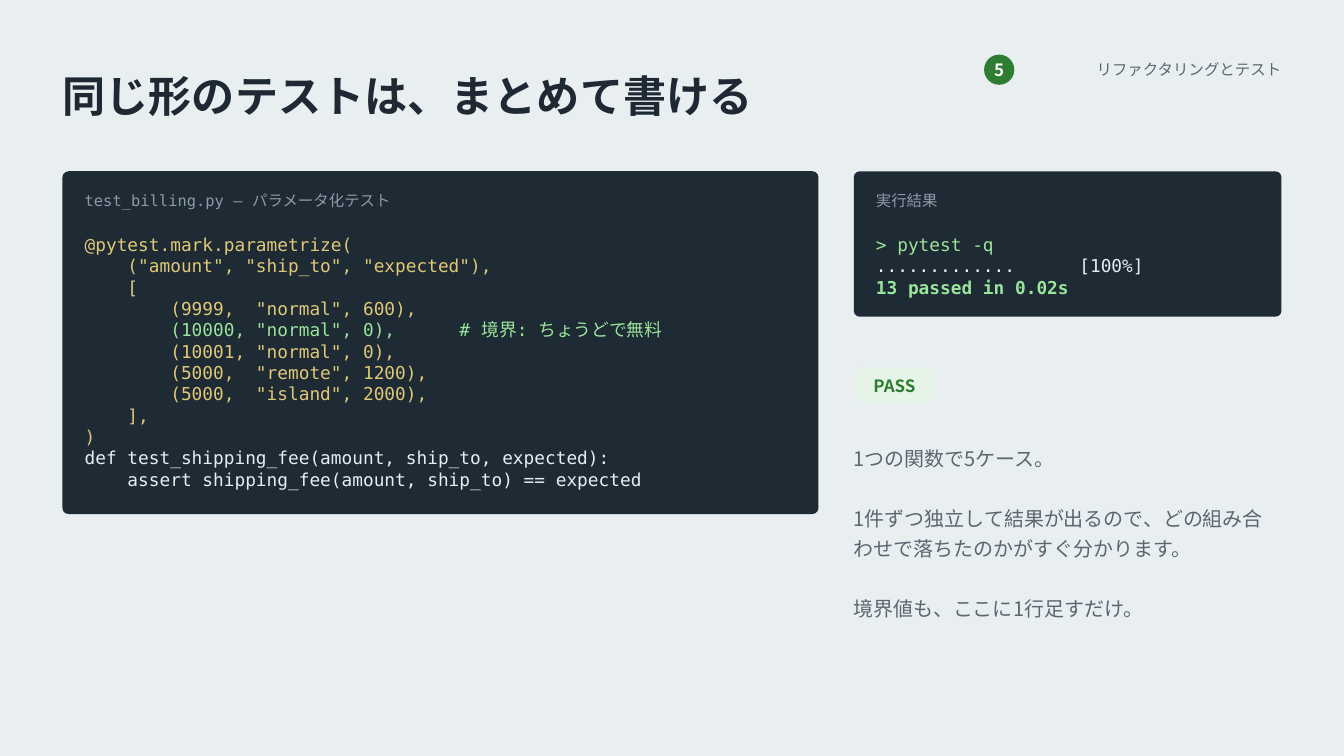
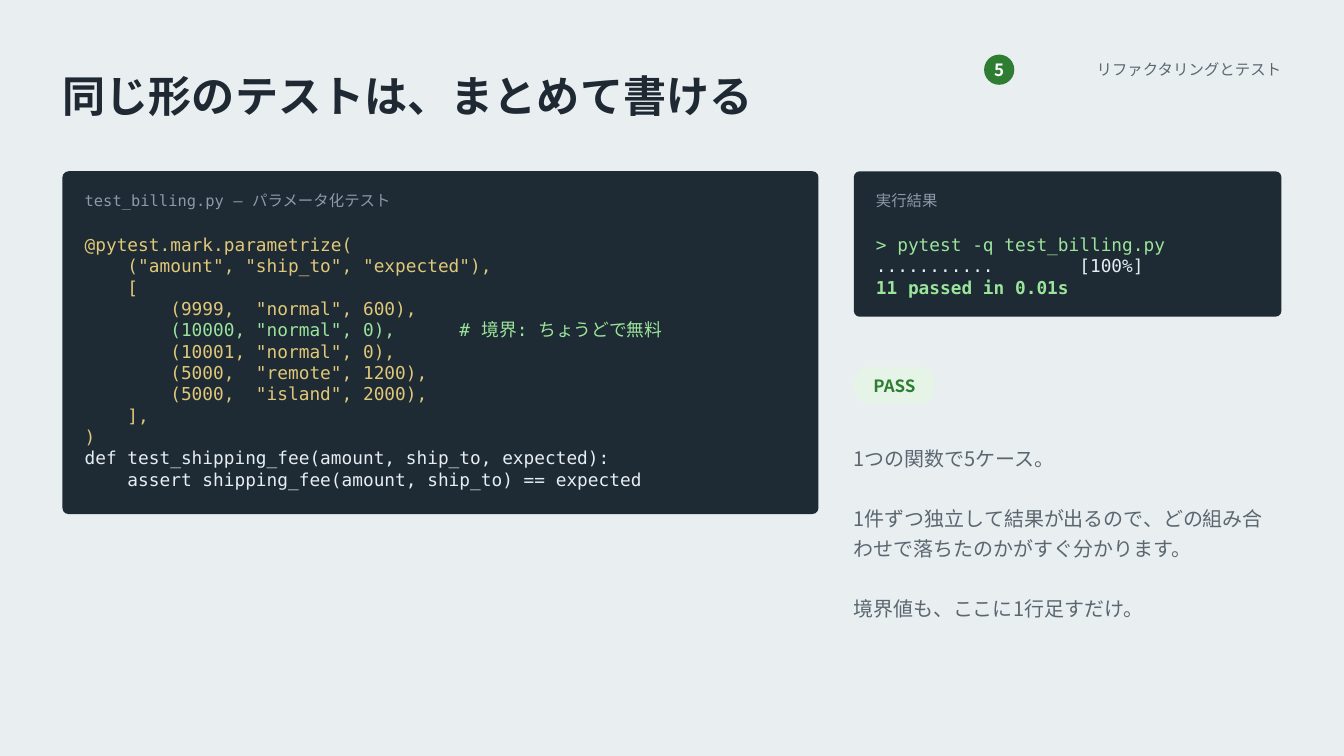
Before and after one commit to secta113/peeling-the-code, a slide deck: slide 35 of 01_first_ruff_then_we_test/テストコードと静的チェック_講習スライド.pptx. Drawn at 1344x756 pixels with LibreOffice and Linux fonts; fonts in the diff are those of the drawing. Boxes give left, top, right and bottom in pixels: in the first picture for what was removed or moved away, otherwise in the second. Text is boxed around its words. In the diff, an @@ line names an element or a change of style, - is before the commit and + after.

```diff
--- a/01_first_ruff_then_we_test/テストコードと静的チェック_講習スライド.pptx
+++ b/01_first_ruff_then_we_test/テストコードと静的チェック_講習スライド.pptx
@@ text at [876, 237, 1165, 298]: text changed @@
-> pytest -q
-............. [100%]
-13 passed in 0.02s
+> pytest -q test_billing.py
+........... [100%]
+11 passed in 0.01s
```
Also in this commit, not shown: 1 other slide changed, 4 other files.
